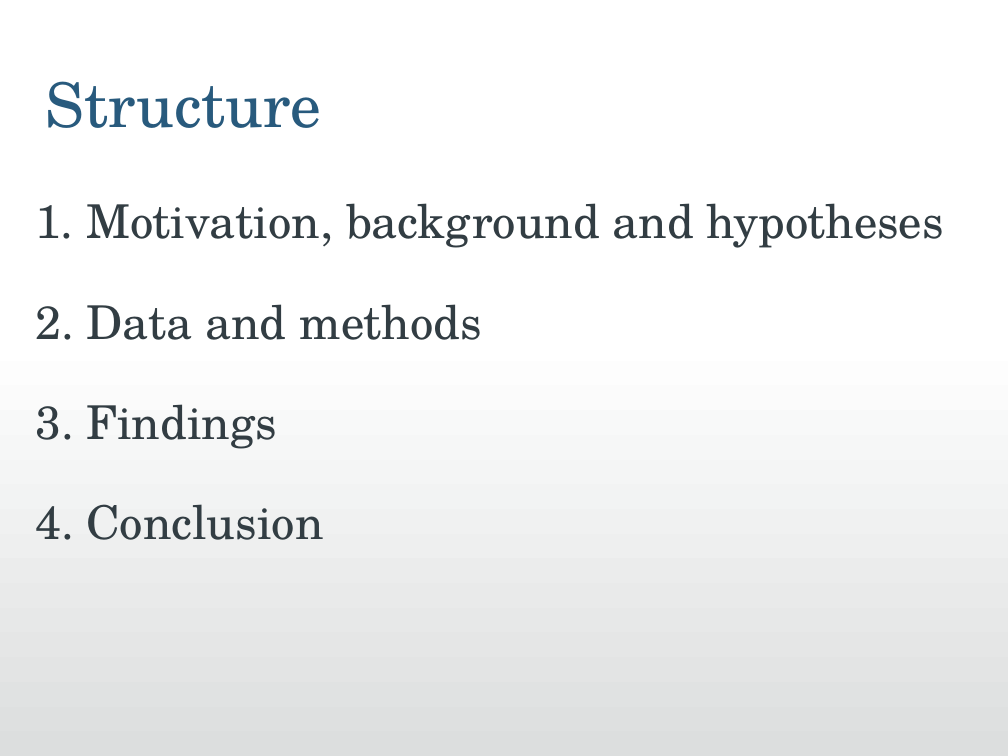
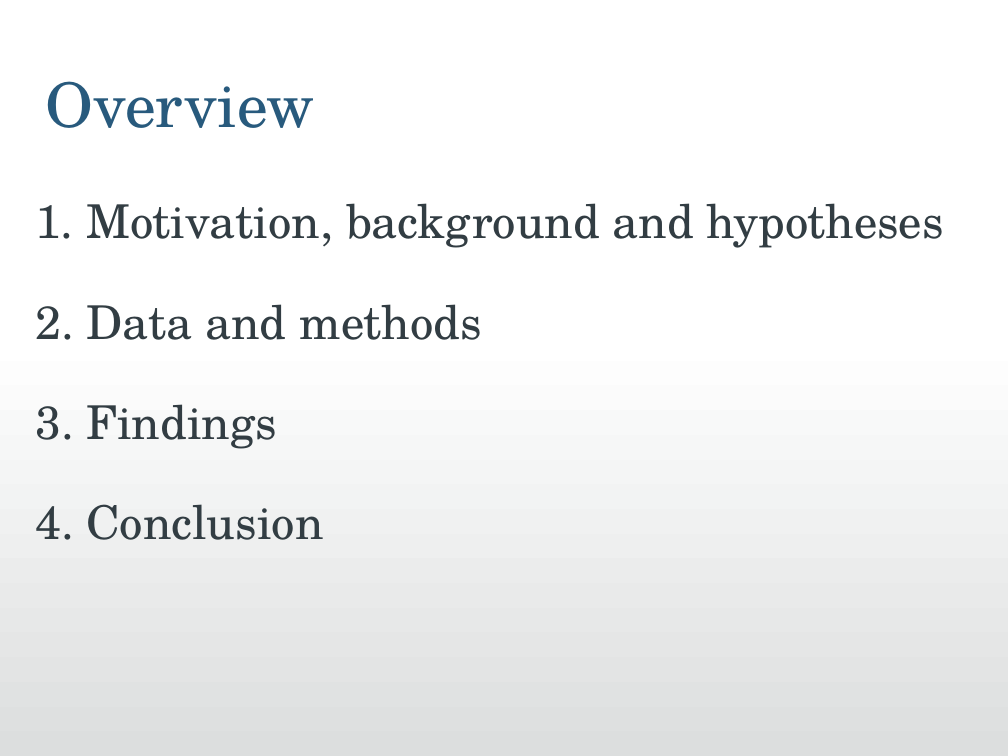
Before and after one commit to jmrphy/ukip_media, a slide deck: slide 2 of PSA Presentation V2.ppt. Drawn at 1008x756 pixels with LibreOffice and Linux fonts; fonts in the diff are those of the drawing; background and template pictures are left out. Boxes give left, top, right and bottom in pixels: in the first picture for what was removed or moved away, otherwise in the second. Text is boxed around its words. In the diff, an @@ line names an element or a change of style, - is before the commit and + after.

```diff
--- a/PSA Presentation V2.ppt
+++ b/PSA Presentation V2.ppt
@@ text at [46,81,315,128]: text changed @@
-Structure
+Overview
```
Also in this commit, not shown: 7 other slides changed, 3 slides added, 3 slides removed, 18 other files.
